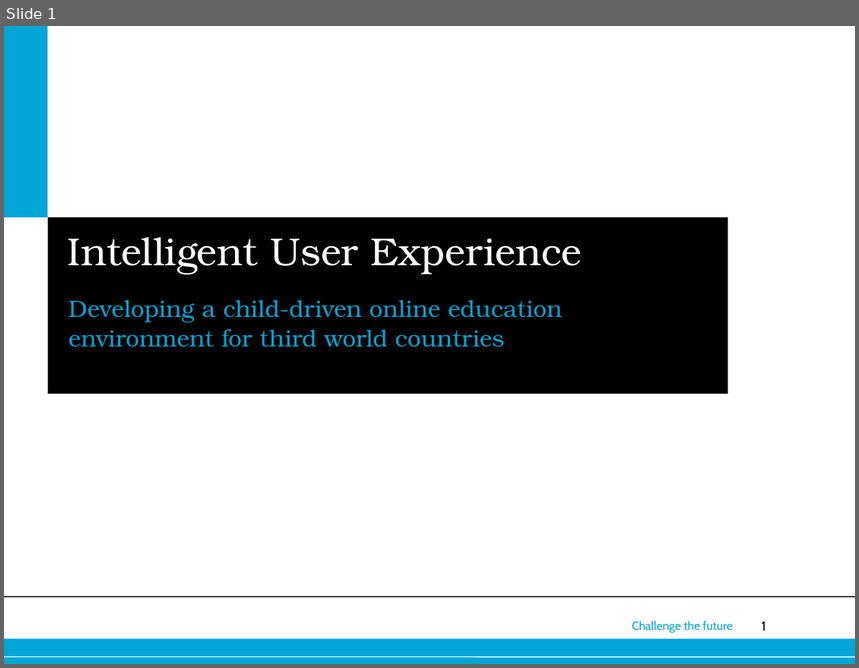
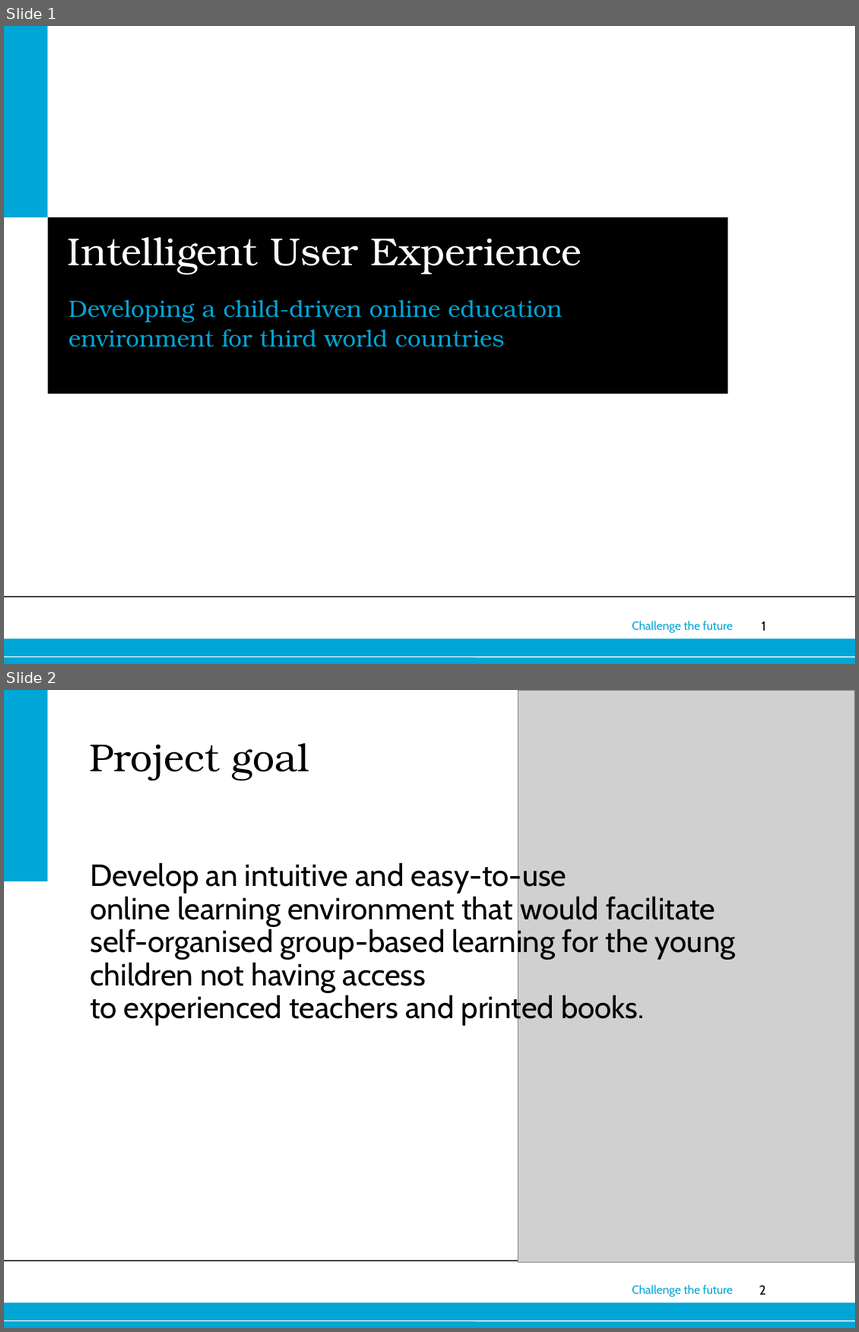
Before and after one commit to dzzh/IN4179-IUXE, a slide deck: Presentations/final presentation.ppt. Shown one above the other, each under a label of ours: slide 1 before the commit, slides 1 and 2 after it. The pictures are 859x668 and 859x1332 pixels, drawn with LibreOffice and Linux fonts; fonts in the diff are those of the drawing; grey boxes stand for pictures; background and template pictures are left out. Boxes give left, top, right and bottom in pixels: in the first picture for what was removed or moved away, otherwise in the second. Text is boxed around its words. In the diff, an @@ line names an element or a change of style, - is before the commit and + after.

```diff
--- a/Presentations/final presentation.ppt
+++ b/Presentations/final presentation.ppt
@@ slide 2 added at <box>4,690,855,1328</box>, background #FFFFFF; not listed: 5 template elements that a slide beside it also shows @@
@@ rectangle added at <box>4,690,47,882</box>, fill #00A6D6 @@
@@ picture added at <box>518,690,855,1263</box> @@
@@ title added at <box>89,743,310,780</box>, 33 pt, text #000000 @@
+Project goal
@@ text added at <box>90,860,736,1026</box>, 25.9 pt, text #000000 @@
+Develop an intuitive and easy-to-use
+online learning environment that would facilitate self-organised group-based learning for the young children not having access
+to experienced teachers and printed books.
```
Also in this commit, not shown: 14 other slides added, 6 slides removed, 1 other file.
